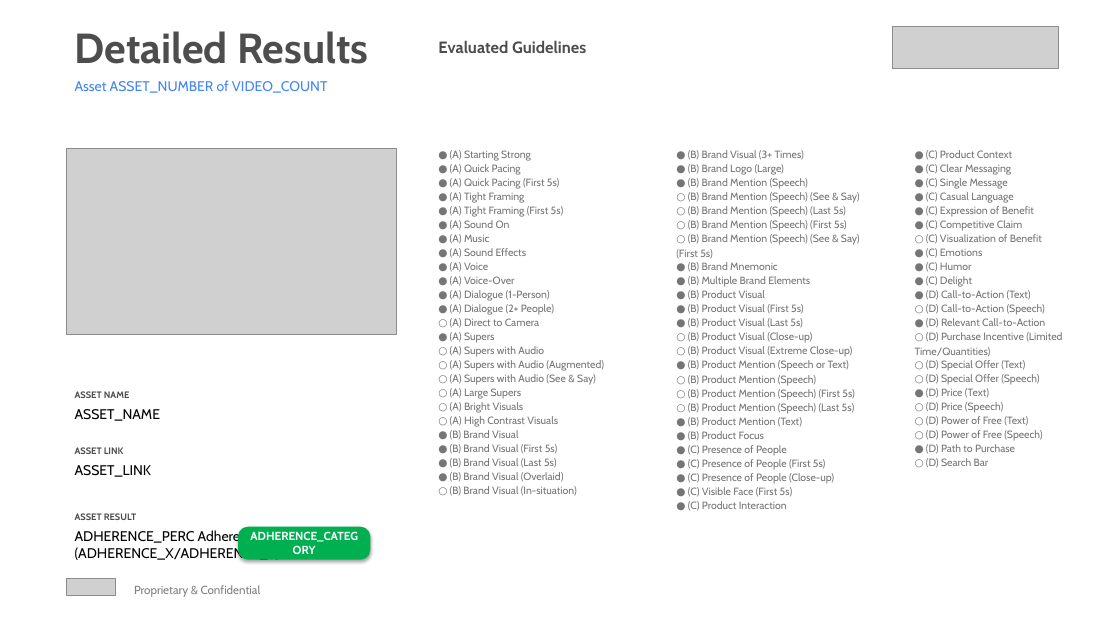
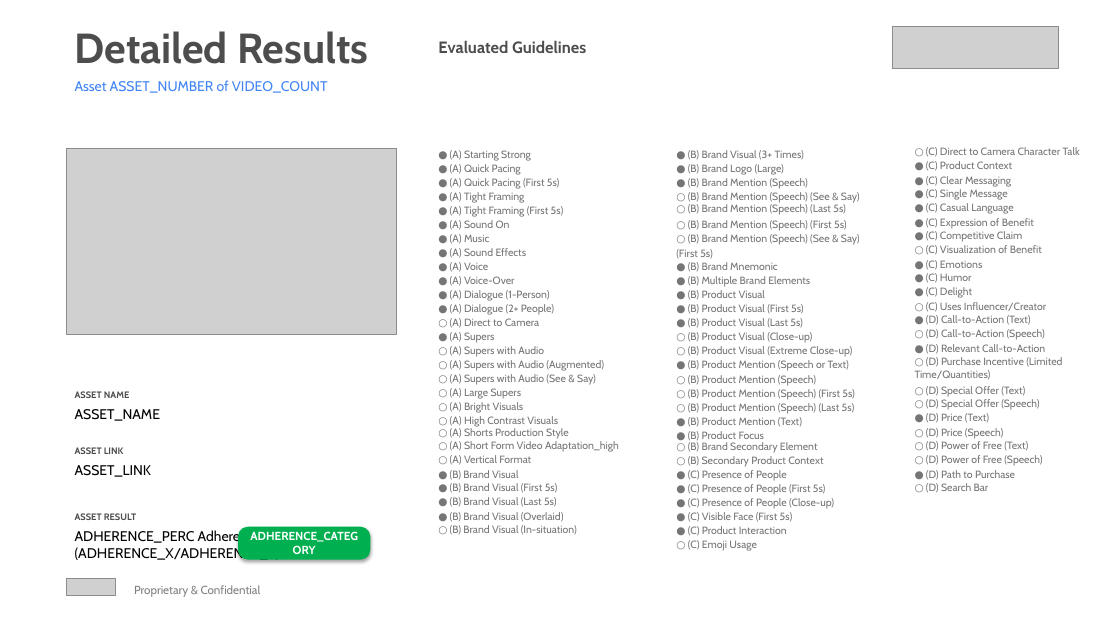
Before and after one commit to google-marketing-solutions/BulkAiBCD, a slide deck: slide 5 of src/main/resources/templates/master_pitch_deck.pptx. Drawn at 1120x630 pixels with LibreOffice and Linux fonts; fonts in the diff are those of the drawing; grey boxes stand for pictures. Boxes give left, top, right and bottom in pixels: in the first picture for what was removed or moved away, otherwise in the second. Text is boxed around its words. In the diff, an @@ line names an element or a change of style, - is before the commit and + after.

Commit message:
add video format selection to analysis submission workflow

```diff
--- a/src/main/resources/templates/master_pitch_deck.pptx
+++ b/src/main/resources/templates/master_pitch_deck.pptx
@@ text added at <box>926,147,1080,157</box>, 9 pt, text #757575 @@
+○ (C) Direct to Camera Character Talk
@@ 10 texts: place and size @@
-10 texts at <box>926,150,1042,287</box>
+10 texts at <box>926,161,1042,298</box>
@@ text added at <box>926,302,1046,312</box>, 9 pt, text #757575 @@
+○ (C) Uses Influencer/Creator
@@ text added at <box>450,428,569,439</box>, 9 pt, text #757575 @@
+○ (A) Shorts Production Style
@@ text added at <box>450,441,619,452</box>, 9 pt, text #757575 @@
+○ (A) Short Form Video Adaptation_high
@@ text added at <box>688,442,818,453</box>, 9 pt, text #757575 @@
+○ (B) Brand Secondary Element
@@ text added at <box>450,455,531,465</box>, 9 pt, text #757575 @@
+○ (A) Vertical Format
@@ text added at <box>688,456,823,467</box>, 9 pt, text #757575 @@
+○ (B) Secondary Product Context
@@ 4 texts: place and size @@
-4 texts at <box>688,304,1045,484</box>
+4 texts at <box>688,329,1045,509</box>
@@ 13 texts: place and size @@
-13 texts at <box>688,290,1062,511</box>
+13 texts at <box>688,315,1062,536</box>
@@ line spacing 1.2 to 1 in 33 elements at <box>688,204,846,215</box>, <box>926,189,1008,200</box>, <box>926,231,1022,242</box>, <box>926,273,972,283</box>, <box>926,161,1012,171</box>, <box>926,176,1011,187</box>, <box>926,203,1014,214</box>, <box>926,218,1034,229</box>, <box>926,245,1042,255</box>, <box>926,260,982,270</box>, <box>926,287,972,298</box>, <box>926,329,1045,340</box>, <box>926,315,1031,325</box>, <box>926,399,1039,410</box>, <box>926,413,989,423</box>, <box>926,441,1028,451</box>, <box>926,455,1042,466</box>, <box>926,483,989,493</box>, <box>688,484,826,495</box>, <box>688,498,834,509</box>, <box>688,526,787,536</box>, <box>915,357,1062,380</box>, <box>926,344,1045,354</box>, <box>926,386,1025,397</box>, <box>926,428,1003,439</box>, <box>926,470,1015,480</box>, <box>688,470,787,481</box>, <box>688,512,793,522</box>, <box>450,470,518,479</box>, <box>450,483,558,493</box>, <box>450,497,557,507</box>, <box>450,512,564,522</box>, <box>450,525,577,535</box> @@
@@ 5 texts: place and size @@
-5 texts at <box>450,430,577,496</box>
+5 texts at <box>450,470,577,535</box>
@@ text added at <box>688,540,757,551</box>, 9 pt, text #757575 @@
+○ (C) Emoji Usage
```
Also in this commit, not shown: 28 other files.
